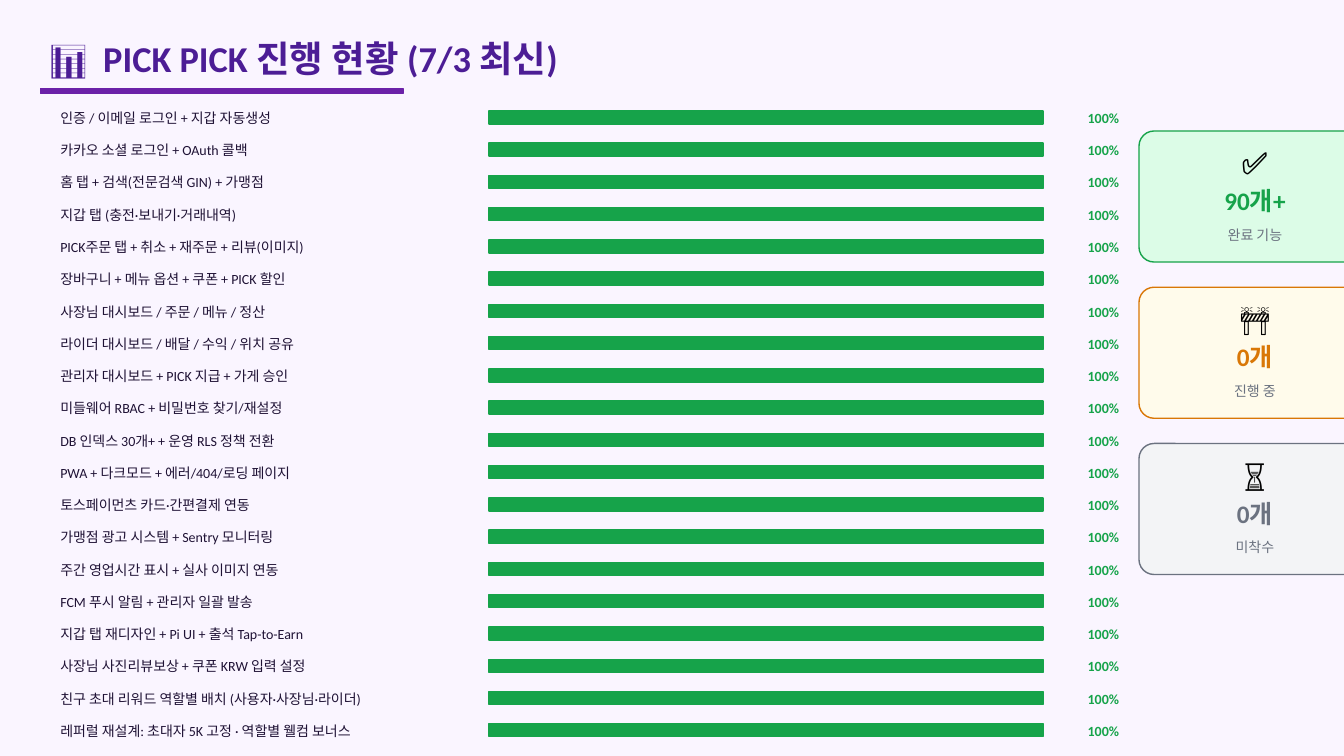
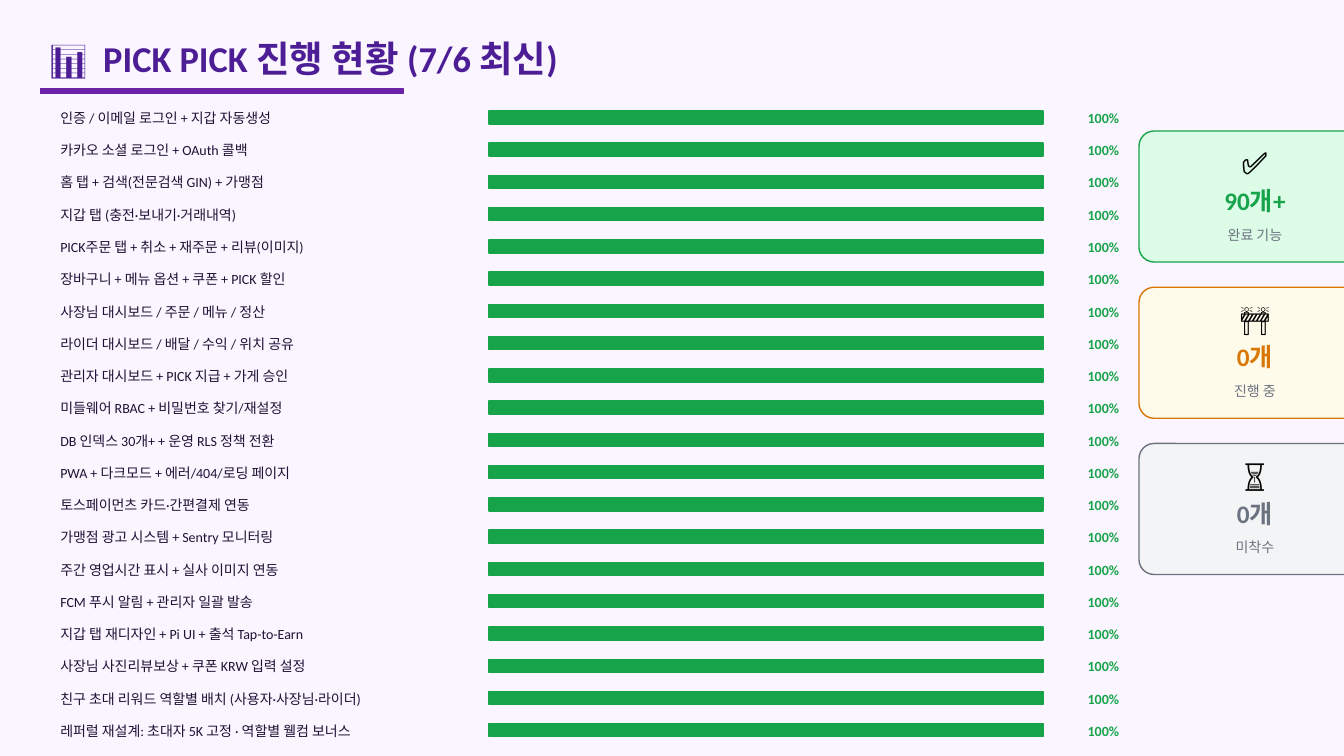
Before and after one commit to skbmh82/PICK-PICK-delivery, a slide deck: slide 2 of PICKPICK_프로젝트현황.pptx. Drawn at 1344x756 pixels with LibreOffice and Linux fonts; fonts in the diff are those of the drawing. Boxes give left, top, right and bottom in pixels: in the first picture for what was removed or moved away, otherwise in the second. Text is boxed around its words. In the diff, an @@ line names an element or a change of style, - is before the commit and + after.

```diff
--- a/PICKPICK_프로젝트현황.pptx
+++ b/PICKPICK_프로젝트현황.pptx
@@ text at [103, 41, 557, 78]: text changed @@
-📊 PICK PICK 진행 현황 (7/3 최신)
+📊 PICK PICK 진행 현황 (7/6 최신)
```
Also in this commit, not shown: 3 other slides changed, 1 slide added, 1 other file.
